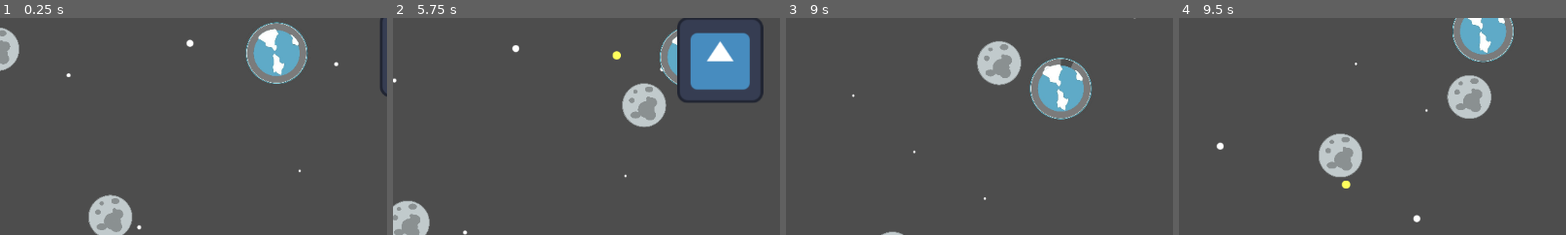
Above: before the commit, frames 1-4 (left to right).
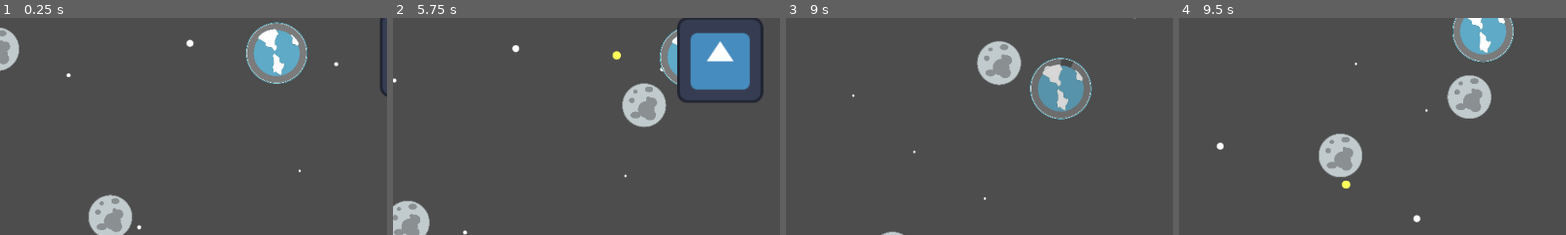
Above: after the commit, the same moments.

Repository: newohrim/planet-cycle-2d
Game: Godot game, scene res://scenes/levels/main.tscn
Two runs of this game, one before a commit and one after it. Both use one fixed random seed, a clock stepped at 60 frames per second and the inputs below. The engine's default icon, where the game draws it, is replaced by a stand-in: a white triangle on a blue panel in a dark square.
Inputs (mouse positions are % of the whole screen's width and height, from its top left):
- Up to frame 1 (0.25 s): no input
- Up to frame 2 (5.75 s): tap Enter at 0.5 s; move the mouse to (72, 45) at 0.52 s; move the mouse to (30, 55) at 1.27 s; move the mouse to (60, 28) at 2.02 s; move the mouse to (45, 70) at 2.77 s; move the mouse to (80, 65) at 3.52 s; move the mouse to (20, 35) at 4.27 s; move the mouse to (55, 50) at 5.02 s
- Up to frame 3 (9 s): move the mouse to (35, 25) at 5.77 s; move the mouse to (72, 45) at 6.52 s; move the mouse to (30, 55) at 7.27 s; move the mouse to (60, 28) at 8.02 s; move the mouse to (45, 70) at 8.77 s
- Up to frame 4 (9.5 s): no input
The pictures show only the part of the screen within x 14-64%, y 42-92%; the shares and areas given below are measured in that part.

Frames 1-2 are identical in both runs. In frame 3, 2.0% of the frame differs, in the area x 65-77%, y 21-43%; in frame 4, nothing differs.

Commit message:
added blink animation to player on receive damage

Diff:
--- a/scenes/entities/player.tscn
+++ b/scenes/entities/player.tscn
@@ -7,6 +7,7 @@
 [ext_resource type="Script" uid="uid://coe4ntekc4ulp" path="res://scripts/components/health_component.gd" id="5_5u6hq"]
 [ext_resource type="Texture2D" uid="uid://bmhms28nplbi0" path="res://assets/sprites/misc/circle.png" id="6_d4qa6"]
 [ext_resource type="Script" uid="uid://bfrwfuso3cg4" path="res://scripts/nodes/ui/health_bar.gd" id="7_ss7kx"]
+[ext_resource type="Script" uid="uid://b1ljbsjhyepa8" path="res://scripts/nodes/ui/damage_blink_sprite.gd" id="8_dnykm"]
 
 [sub_resource type="CircleShape2D" id="CircleShape2D_b0kkn"]
 radius = 47.042534
@@ -25,6 +26,7 @@
 metadata/_custom_type_script = "uid://cxglcklwwfp6r"
 
 [node name="HitboxShape2D" type="CollisionShape2D" parent="HitBox"]
+visible = false
 position = Vector2(0, 1.105)
 shape = SubResource("CircleShape2D_b0kkn")
 
@@ -35,6 +37,7 @@
 orbit_radius = 100.0
 
 [node name="GravityShape2D" type="CollisionShape2D" parent="GravityArea2D"]
+visible = false
 shape = SubResource("CircleShape2D_rfe5m")
 debug_color = Color(0.57679063, 0.5517666, 0.12584257, 0.41960785)
 
@@ -68,6 +71,16 @@
 texture_progress = ExtResource("6_d4qa6")
 script = ExtResource("7_ss7kx")
 
+[node name="DamageBlinkSprite" type="Sprite2D" parent="."]
+modulate = Color(1, 1, 1, 0)
+z_index = 100
+scale = Vector2(0.191, 0.191)
+texture = ExtResource("6_d4qa6")
+script = ExtResource("8_dnykm")
+damage_color = Color(0.16206557, 0.1620656, 0.16206557, 0.21568628)
+blink_half_duration = 0.2
+
 [connection signal="damage_received" from="HitBox" to="HealthComponent" method="apply_damage"]
 [connection signal="area_entered" from="GravityArea2D" to="GravityArea2D" method="_on_area_entered"]
-[connection signal="on_health_changed" from="HealthComponent" to="HealthBar" method="on_health_changed"]
+[connection signal="health_changed" from="HealthComponent" to="HealthBar" method="on_health_changed"]
+[connection signal="health_changed" from="HealthComponent" to="DamageBlinkSprite" method="on_health_changed"]
--- a/scripts/components/health_component.gd
+++ b/scripts/components/health_component.gd
@@ -1,7 +1,7 @@
 class_name HealthComponent
 extends Node
 
-signal on_health_changed(health : float, delta : float)
+signal health_changed(health : float, delta : float)
 
 @export
 var start_health : float = 100.0
@@ -14,4 +14,4 @@
 		return
 	assert(damage >= 0.0, "received negative damage")
 	health = max(health - damage, 0)
-	on_health_changed.emit(health, -damage)
+	health_changed.emit(health, -damage)
--- /dev/null
+++ b/scripts/nodes/ui/damage_blink_sprite.gd
@@ -0,0 +1,30 @@
+class_name DamageBlinkSprite
+extends Sprite2D
+
+@export
+var damage_color : Color = Color.WHITE
+
+@export
+var blink_half_duration : float = 1.0
+
+@onready
+var initial_color : Color = self.modulate
+
+var tween : Tween
+
+func on_health_changed(_health : float, delta : float):
+	if delta < 0:
+		# damage received
+		blink(damage_color)
+
+func blink(target_color : Color):
+	if tween:
+		tween.kill()
+	tween = create_tween()
+	tween.set_trans(Tween.TransitionType.TRANS_SINE)
+	tween.tween_property(
+		self, "modulate", target_color, blink_half_duration
+	)
+	tween.tween_property(
+		self, "modulate", initial_color, blink_half_duration
+	)
Not shown: 1 places in scenes/entities/player.tscn that only renumber resources
Not shown, added: scripts/nodes/ui/damage_blink_sprite.gd.uid
